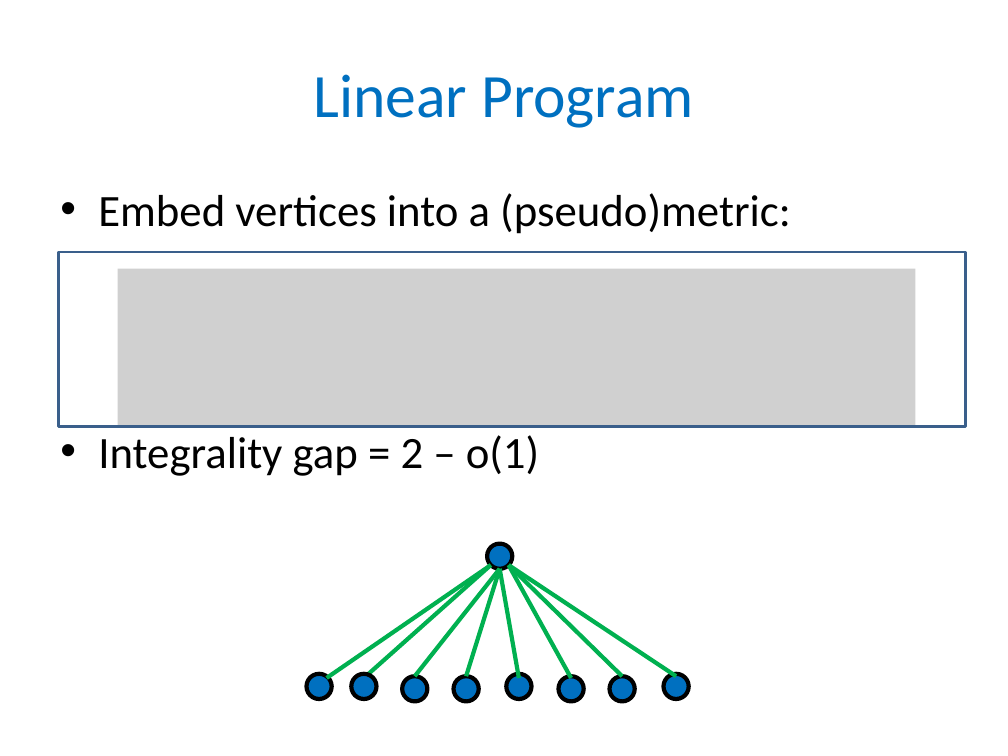
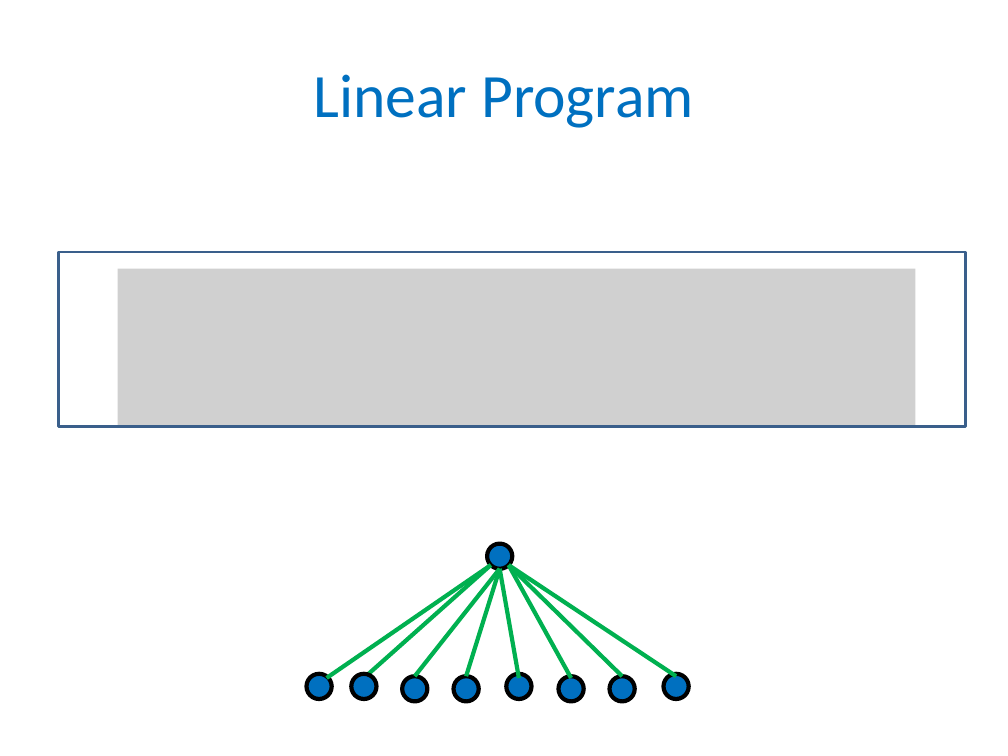
Before and after one commit to gyaroslavtsev/gyaroslavtsev.github.io, a slide deck: slide 10 of files/talks/cmu15.pptx. Drawn at 1008x756 pixels with LibreOffice and Linux fonts; fonts in the diff are those of the drawing; grey boxes stand for pictures. Boxes give left, top, right and bottom in pixels: in the first picture for what was removed or moved away, otherwise in the second. Text is boxed around its words. In the diff, an @@ line names an element or a change of style, - is before the commit and + after.

```diff
--- a/files/talks/cmu15.pptx
+++ b/files/talks/cmu15.pptx
@@ text removed at (x1=98, y1=193, x2=791, y2=476) @@
-• Embed vertices into a (pseudo)metric:
-• Integrality gap = 2 – o(1)
```
Also in this commit, not shown: 1 other file.
